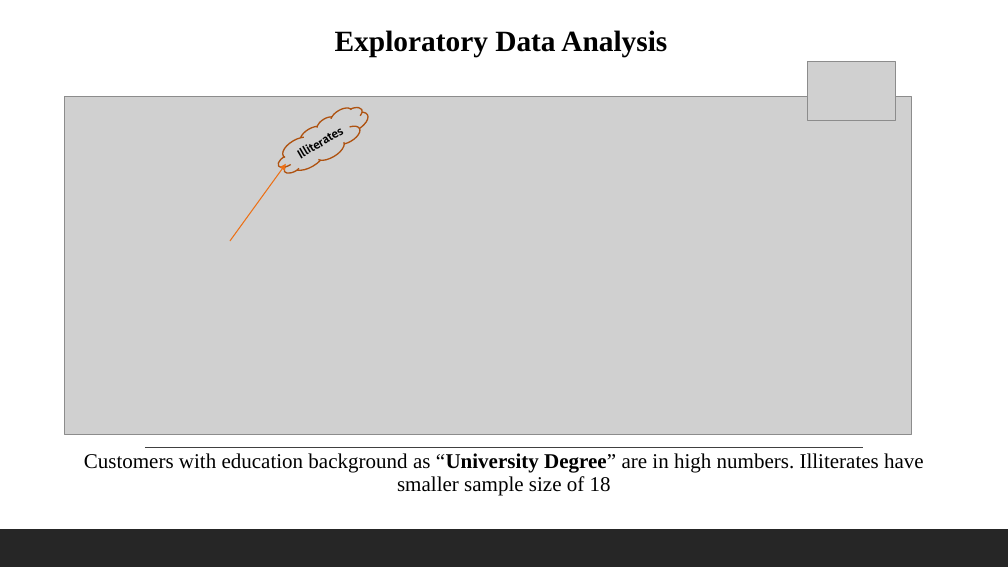
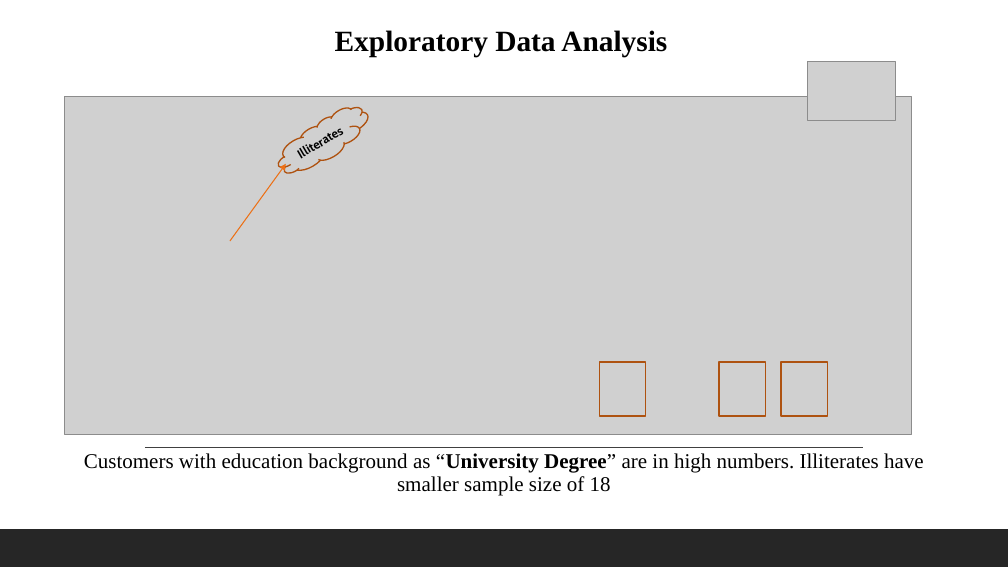
Before and after one commit to AnushaManjunath42/QL_Case_Study, a slide deck: slide 5 of DSA_CaseStudy_Anusha.pptx. Drawn at 1008x567 pixels with LibreOffice and Linux fonts; fonts in the diff are those of the drawing; grey boxes stand for pictures. Boxes give left, top, right and bottom in pixels: in the first picture for what was removed or moved away, otherwise in the second. Text is boxed around its words. In the diff, an @@ line names an element or a change of style, - is before the commit and + after.

```diff
--- a/DSA_CaseStudy_Anusha.pptx
+++ b/DSA_CaseStudy_Anusha.pptx
@@ rectangle added at (600, 362, 646, 417), outline #AF5310 1.25 pt @@
@@ rectangle added at (719, 362, 765, 417), outline #AF5310 1.25 pt @@
@@ rectangle added at (781, 362, 827, 417), outline #AF5310 1.25 pt @@
```
Also in this commit, not shown: 11 other slides changed, 1 slide added, 1 slide removed.
